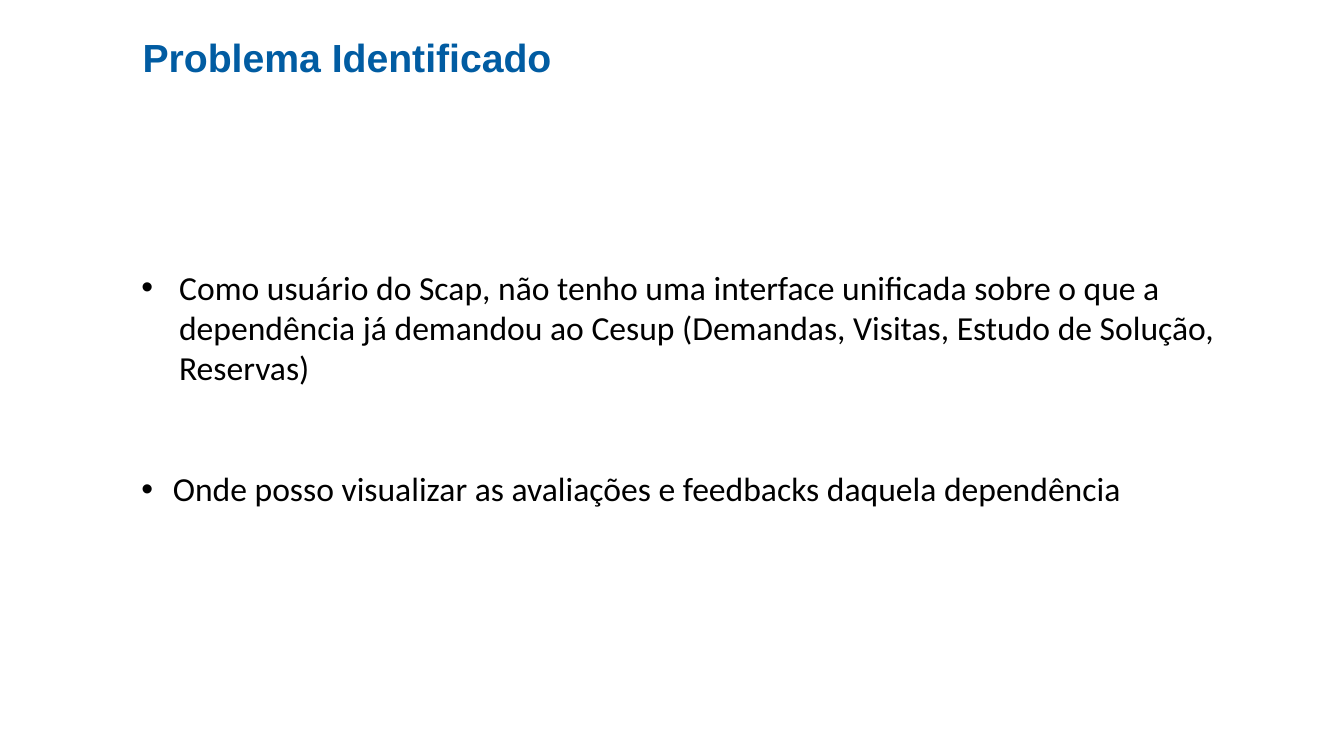
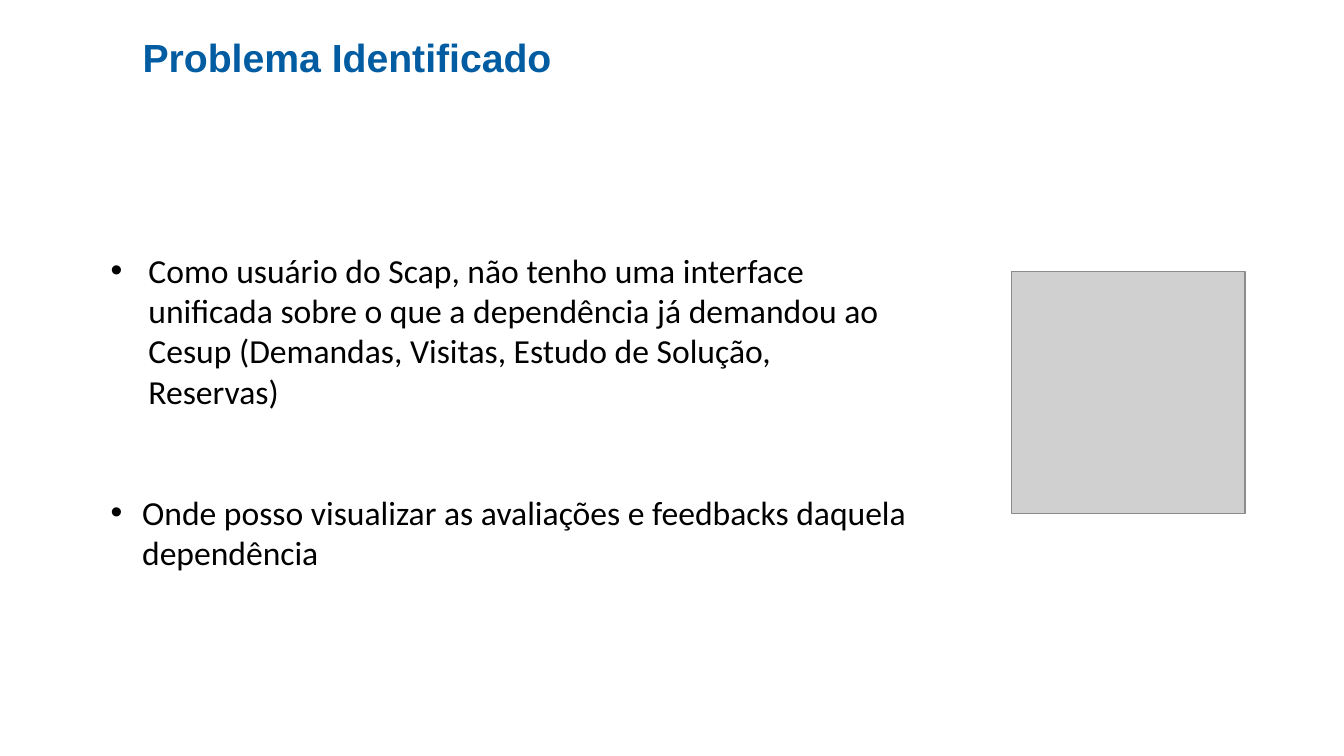
Before and after one commit to cezarnk/projetos, a slide deck: slide 3 of Apresentação Cesup Rede/Projeto 2.pptx. Drawn at 1344x756 pixels with LibreOffice and Linux fonts; fonts in the diff are those of the drawing; grey boxes stand for pictures; background and template pictures are left out. Boxes give left, top, right and bottom in pixels: in the first picture for what was removed or moved away, otherwise in the second. Text is boxed around its words. In the diff, an @@ line names an element or a change of style, - is before the commit and + after.

```diff
--- a/Apresentação Cesup Rede/Projeto 2.pptx
+++ b/Apresentação Cesup Rede/Projeto 2.pptx
@@ text "Como usuário do Scap, não ..." rewrapped from bbox=[173, 276, 1214, 507] to bbox=[142, 259, 906, 571] @@
@@ picture added at bbox=[1012, 271, 1245, 514] @@
```
Also in this commit, not shown: 3 other slides changed, 2 other files.
